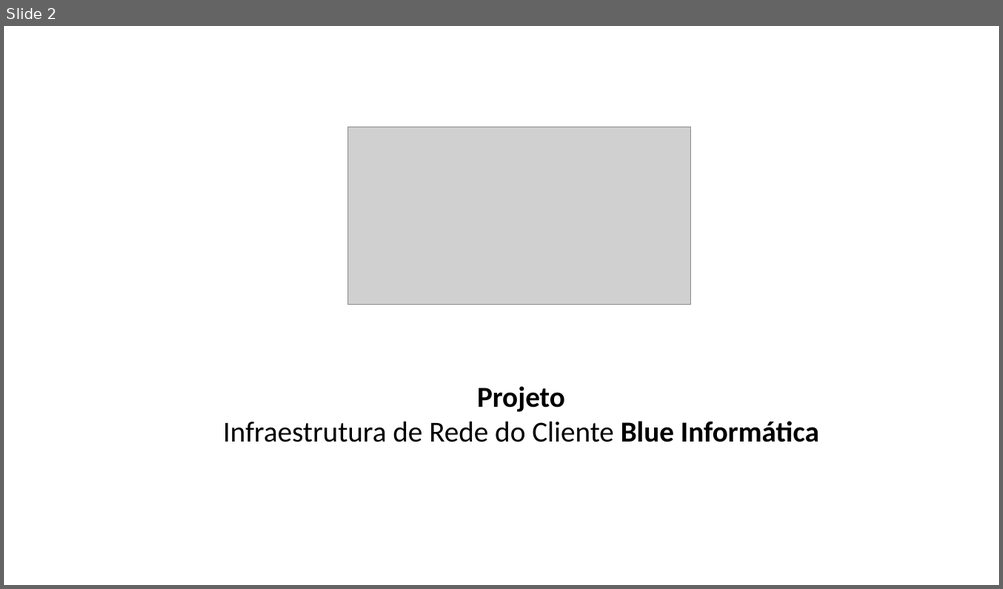
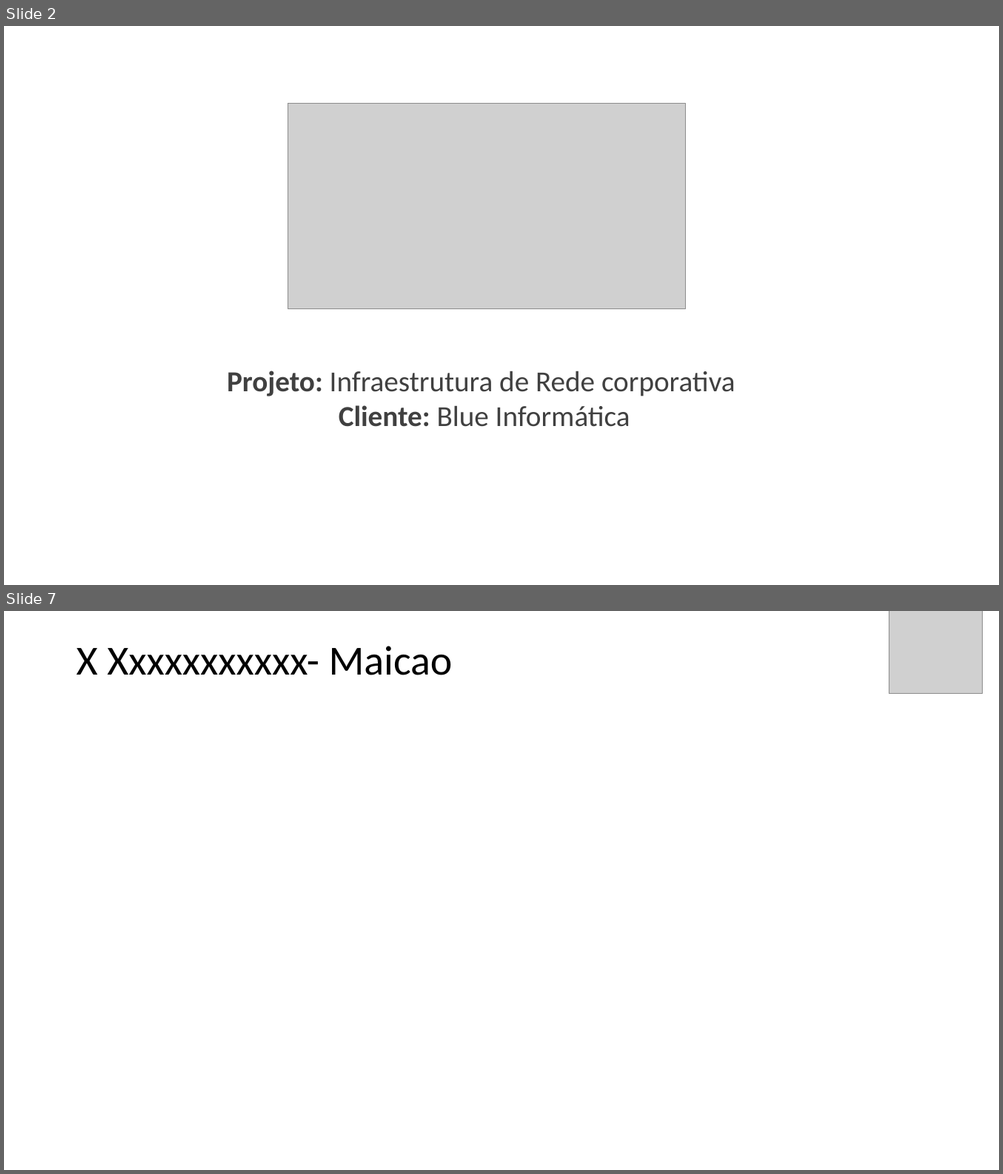
Before and after one commit to YuriSeugirdor/PIM4-GRUPO-C2, a slide deck: DOCUMENTACOES/SLIDE-PIM4.pptx. Shown one above the other, each under a label of ours: slide 2 before the commit, slides 2 and 7 after it; the slides between them are not shown. The pictures are 1003x589 and 1003x1174 pixels, drawn with LibreOffice and Linux fonts; fonts in the diff are those of the drawing; grey boxes stand for pictures. Boxes give left, top, right and bottom in pixels: in the first picture for what was removed or moved away, otherwise in the second. Text is boxed around its words. In the diff, an @@ line names an element or a change of style, - is before the commit and + after.

```diff
--- a/DOCUMENTACOES/SLIDE-PIM4.pptx
+++ b/DOCUMENTACOES/SLIDE-PIM4.pptx
@@ slide 7 added at (x1=4, y1=611, x2=999, y2=1170), background #FFFFFF @@
@@ picture added at (x1=889, y1=611, x2=982, y2=694) @@
@@ text added at (x1=77, y1=646, x2=452, y2=675), 40 pt, text #000000 @@
+X Xxxxxxxxxxx- Maicao
@@ slide 2 changed as well @@
@@ picture resized from (x1=348, y1=127, x2=691, y2=305) to (x1=288, y1=104, x2=686, y2=309) @@
@@ text at (x1=227, y1=371, x2=735, y2=427): text changed; text colour #000000 to #404040 @@
-Projeto
-Infraestrutura de Rede do Cliente Blue Informática
+Projeto: Infraestrutura de Rede corporativa
+Cliente: Blue Informática
```
Also in this commit, not shown: 1 other slide changed, 10 other slides added, 19 other files.
